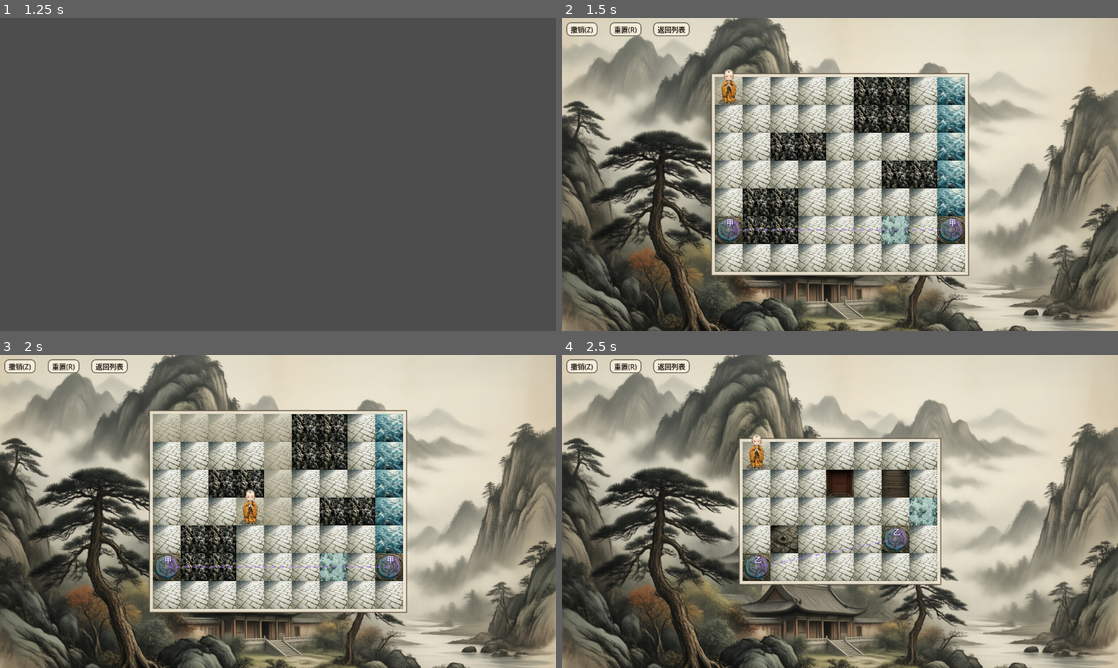
Above: before the commit, frames 1-4 (two rows, left to right).
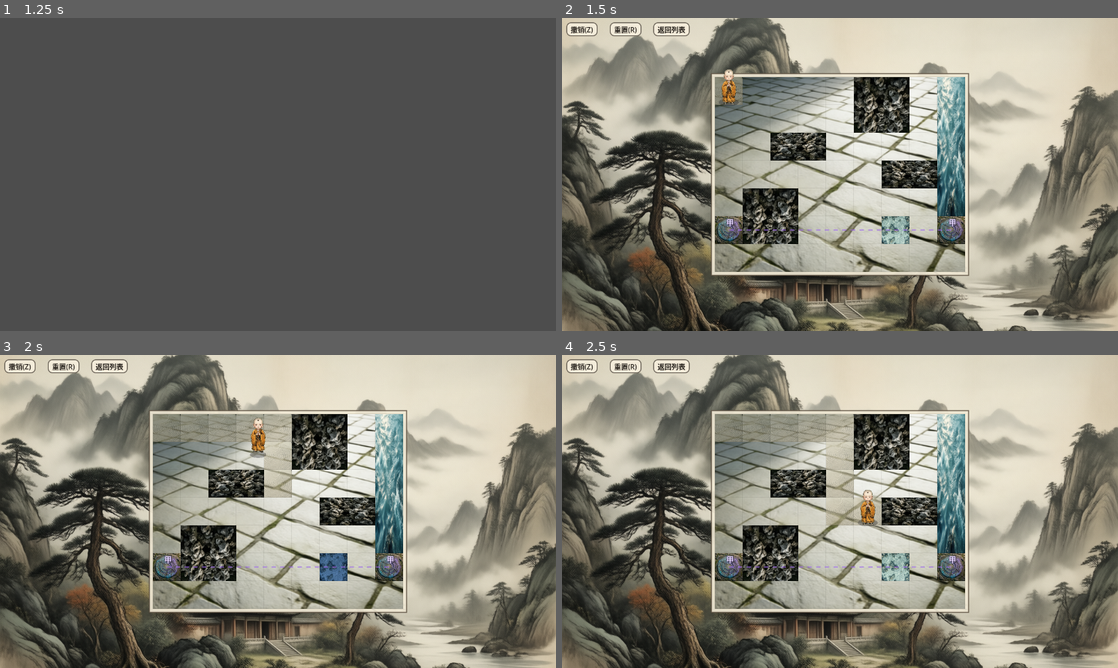
Above: after the commit, the same moments.

Repository: earneet/monk
Game: Godot game, scene res://tests/visual/visual_probe.tscn
Same seed, same stepped clock (60 frames per second), same inputs: the game is played once before the commit and once after it. This scene is started directly instead of the project's main scene.
Inputs (mouse positions are in pixels of both pictures, inside the frame that each line leads up to):
- Up to frame 1 (1.25 s): tap Enter at 0.5 s; move the mouse to (400, 158) at 0.52 s; hold Right from 0.53 s (still down); hold Shift from 0.53 s (still down); click (400, 158) at 0.67 s
- Up to frame 2 (1.5 s): release Right at 1.25 s; release Shift at 1.25 s; drag from (728, 190) to (812, 237) at 1.27 s
- Up to frame 3 (2 s): no input
- Up to frame 4 (2.5 s): move the mouse to (895, 442) at 2.02 s; hold Right from 2.03 s (still down); tap Ctrl at 2.1 s

Frame 1 is identical in both runs. In frame 2, 19% of the frame differs, in the area x 27-73%, y 18-82%; in frame 3, 19%; in frame 4, 25%, in the area x 26-74%, y 17-83%.

Commit message:
fix(art): 关卡地图整板化拼接 + 主角格子间移动动画
- 地板由逐格贴图改为整板单张铺地,消除格间接缝与重复感
- 假山/流水/浅水贪心合并相邻格成整块拉伸(岩石成片、水道成河),矩形哈希翻转防重复
- 主角移动改为补间滑动+跳跃起伏+影子缩放,传送门跨格时长自适应,重置/换关瞬间落位
- 探针增加移动中抓拍帧

Diff:
--- a/scripts/ui/grid_renderer.gd
+++ b/scripts/ui/grid_renderer.gd
@@ -37,16 +37,66 @@
     var board := Rect2(-8.0, -8.0, _grid_model.size.x * cell_size + 16.0, _grid_model.size.y * cell_size + 16.0)
     draw_rect(board, COLOR_MAT)
     draw_rect(board, COLOR_MAT_BORDER, false, 2.0)
+    draw_texture_rect(TEX_FLOOR, Rect2(Vector2.ZERO, Vector2(_grid_model.size) * cell_size), false)
+    var scatter: Dictionary = {}
     for y in range(_grid_model.size.y):
         for x in range(_grid_model.size.x):
             var coord := Vector2i(x, y)
-            var rect := Rect2(x * cell_size, y * cell_size, cell_size, cell_size)
-            draw_texture_rect(_cell_texture(coord, _path_state.path), rect, false, _cell_tint(coord, _path_state.path))
+            var data: MechanicData = _mechanic_system.data_at(coord)
+            if data == null:
+                continue
+            var tex := _cell_texture(coord)
+            if _is_scatter(tex):
+                if not scatter.has(tex):
+                    scatter[tex] = {}
+                var bucket: Dictionary = scatter[tex]
+                bucket[coord] = true
+                if not bucket.has("sample"):
+                    bucket["sample"] = data
+            else:
+                var rect := Rect2(x * cell_size, y * cell_size, cell_size, cell_size)
+                draw_texture_rect(tex, rect, false, _cell_tint(data, _path_state.path))
+    for tex: Texture2D in scatter:
+        _draw_merged(tex, scatter[tex])
     for c in _path_state.path:
         if _mechanic_system.data_at(c) == null:
             draw_texture_rect(TEX_SWEPT, Rect2(c.x * cell_size, c.y * cell_size, cell_size, cell_size), false, COLOR_SWEPT)
     _draw_grid_lines()
     _draw_portal_links()
+
+func _is_scatter(tex: Texture2D) -> bool:
+    return tex == TEX_WALL or tex == TEX_WATER or tex == TEX_DWATER
+
+func _draw_merged(tex: Texture2D, cells: Dictionary) -> void:
+    # 贪心合并同行同宽的相邻格为整块矩形，消除格间接缝（岩石成片、水道成河）
+    var tint := _cell_tint(cells.get("sample"), _path_state.path) if tex == TEX_DWATER else Color.WHITE
+    var used := {}
+    for c in cells:
+        if c is not Vector2i or used.has(c):
+            continue
+        var w := 1
+        while cells.has(c + Vector2i(w, 0)) and not used.has(c + Vector2i(w, 0)):
+            w += 1
+        var h := 1
+        while true:
+            var row_ok := true
+            for i in range(w):
+                var p: Vector2i = c + Vector2i(i, h)
+                if not cells.has(p) or used.has(p):
+                    row_ok = false
+                    break
+            if not row_ok:
+                break
+            h += 1
+        for iy in range(h):
+            for ix in range(w):
+                used[c + Vector2i(ix, iy)] = true
+        var rect := Rect2(c.x * cell_size, c.y * cell_size, w * cell_size, h * cell_size)
+        var flip := absi((c.x * 7 + c.y * 13) * 2654435761) % 4
+        var t := Transform2D(0.0, Vector2(-1.0 if flip % 2 == 0 else 1.0, -1.0 if flip >= 2 else 1.0), 0.0, rect.get_center())
+        draw_set_transform_matrix(t)
+        draw_texture_rect(tex, Rect2(-rect.size / 2.0, rect.size), false, tint)
+        draw_set_transform_matrix(Transform2D())
 
 func _draw_grid_lines() -> void:
     for x in range(_grid_model.size.x + 1):
@@ -67,7 +117,7 @@
             draw_string_outline(font, text_pos, (_mechanic_system.data_at(endpoint) as PortalData).pair_id.substr(0, 1), HORIZONTAL_ALIGNMENT_LEFT, -1, 18, 3, Color(0.1, 0.05, 0.15))
             draw_string(font, text_pos, (_mechanic_system.data_at(endpoint) as PortalData).pair_id.substr(0, 1), HORIZONTAL_ALIGNMENT_LEFT, -1, 18, Color(0.9, 0.85, 1.0))
 
-func _cell_texture(coord: Vector2i, path: Array) -> Texture2D:
+func _cell_texture(coord: Vector2i) -> Texture2D:
     var data: MechanicData = _mechanic_system.data_at(coord)
     if data is WallData:
         return TEX_WALL
@@ -85,8 +135,7 @@
         return TEX_PORTAL
     return TEX_FLOOR
 
-func _cell_tint(coord: Vector2i, path: Array) -> Color:
-    var data: MechanicData = _mechanic_system.data_at(coord)
+func _cell_tint(data: MechanicData, path: Array) -> Color:
     if data is DoorData:
         var open: bool = _mechanic_system.is_lever_pressed((data as DoorData).lever_ids, path)
         return Color.WHITE if open else TINT_INACTIVE
--- a/scripts/ui/player_sprite.gd
+++ b/scripts/ui/player_sprite.gd
@@ -2,32 +2,64 @@
 extends Node2D
 
 @export var cell_size: int = 64
+@export var move_duration: float = 0.16
+
 var _path_state: PathState
 var _offset: Vector2 = Vector2.ZERO
+var _tween: Tween
+var _hop: float = 0.0
 
 const TEX_MONK := preload("res://assets/art/player/monk.png")
 const COLOR_SHADOW := Color(0.05, 0.05, 0.08, 0.30)
+const HOP_HEIGHT := 0.22
 
 func bind(path_state: PathState) -> void:
     _path_state = path_state
-    _path_state.path_changed.connect(_update)
-    _update()
+    if not _path_state.path_changed.is_connected(_update):
+        _path_state.path_changed.connect(_update)
+    _snap()
 
 func set_offset(offset: Vector2) -> void:
     _offset = offset
-    _update()
+    _snap()
+
+func _target_pos() -> Vector2:
+    if _path_state == null or _path_state.path.size() == 0:
+        return position
+    var last: Vector2i = _path_state.path[_path_state.path.size() - 1]
+    @warning_ignore("integer_division")
+    return _offset + Vector2(last * cell_size + Vector2i(cell_size / 2, cell_size / 2))
+
+func _snap() -> void:
+    if _tween != null:
+        _tween.kill()
+        _tween = null
+    _hop = 0.0
+    position = _target_pos()
+    queue_redraw()
 
 func _update(_p: Array = []) -> void:
-    if _path_state.path.size() > 0:
-        var last: Vector2i = _path_state.path[_path_state.path.size() - 1]
-        @warning_ignore("integer_division")
-        position = _offset + Vector2(last * cell_size + Vector2i(cell_size / 2, cell_size / 2))
+    var target := _target_pos()
+    var dist := position.distance_to(target) / float(cell_size)
+    if is_zero_approx(dist):
+        return
+    if _tween != null:
+        _tween.kill()
+    _tween = create_tween().set_parallel(true)
+    var dur := move_duration * clampf(1.0 + (dist - 1.0) * 0.4, 1.0, 1.8)
+    _tween.tween_property(self, "position", target, dur).set_trans(Tween.TRANS_QUAD).set_ease(Tween.EASE_OUT)
+    _tween.tween_method(_set_hop, _hop, 1.0, dur)
+    _tween.chain().tween_callback(func(): _tween = null)
+
+func _set_hop(v: float) -> void:
+    _hop = v
     queue_redraw()
 
 func _draw() -> void:
     var height := cell_size * 1.3
     var width := height * TEX_MONK.get_width() / float(TEX_MONK.get_height())
+    var lift := sin(_hop * PI) * cell_size * HOP_HEIGHT
     draw_set_transform(Vector2(0, cell_size * 0.40), 0.0, Vector2(1.0, 0.38))
-    draw_circle(Vector2.ZERO, width * 0.62, COLOR_SHADOW)
+    draw_circle(Vector2.ZERO, width * 0.62 * (1.0 - sin(_hop * PI) * 0.25), COLOR_SHADOW)
     draw_set_transform(Vector2.ZERO, 0.0, Vector2.ONE)
-    draw_texture_rect(TEX_MONK, Rect2(-width / 2.0, -height * 0.62, width, height), false)
+    draw_texture_rect(TEX_MONK, Rect2(-width / 2.0, -height * 0.62 - lift, width, height), false)
--- a/tests/visual/visual_probe.gd
+++ b/tests/visual/visual_probe.gd
@@ -39,9 +39,15 @@
     add_child(lv)
     await _wait(0.4)
     await _snap("level_landscape_start")
-    for coord: Vector2i in [Vector2i(1, 0), Vector2i(2, 0), Vector2i(3, 0), Vector2i(4, 0), Vector2i(4, 1), Vector2i(4, 2), Vector2i(4, 3), Vector2i(3, 3), Vector2i(2, 3), Vector2i(1, 3), Vector2i(0, 3), Vector2i(0, 4)]:
+    for coord: Vector2i in [Vector2i(1, 0), Vector2i(2, 0), Vector2i(3, 0)]:
         lv._on_move_intent(coord)
         await _wait(0.02)
+    await _wait(0.08)
+    await _snap("level_landscape_move")
+    for coord: Vector2i in [Vector2i(4, 0), Vector2i(4, 1), Vector2i(4, 2), Vector2i(4, 3), Vector2i(3, 3), Vector2i(2, 3), Vector2i(1, 3), Vector2i(0, 3), Vector2i(0, 4)]:
+        lv._on_move_intent(coord)
+        await _wait(0.02)
+    await _wait(0.35)
     await _snap("level_landscape_swept")
     lv.queue_free()
     await _wait(0.1)
@@ -55,6 +61,7 @@
     for coord: Vector2i in [Vector2i(0, 1), Vector2i(0, 2), Vector2i(0, 3), Vector2i(1, 3), Vector2i(2, 3), Vector2i(3, 3), Vector2i(3, 2), Vector2i(3, 1), Vector2i(4, 1), Vector2i(5, 1), Vector2i(6, 1), Vector2i(6, 0)]:
         lv._on_move_intent(coord)
         await _wait(0.02)
+    await _wait(0.35)
     await _snap("level_mech_open")
     lv.queue_free()
     await _wait(0.1)
